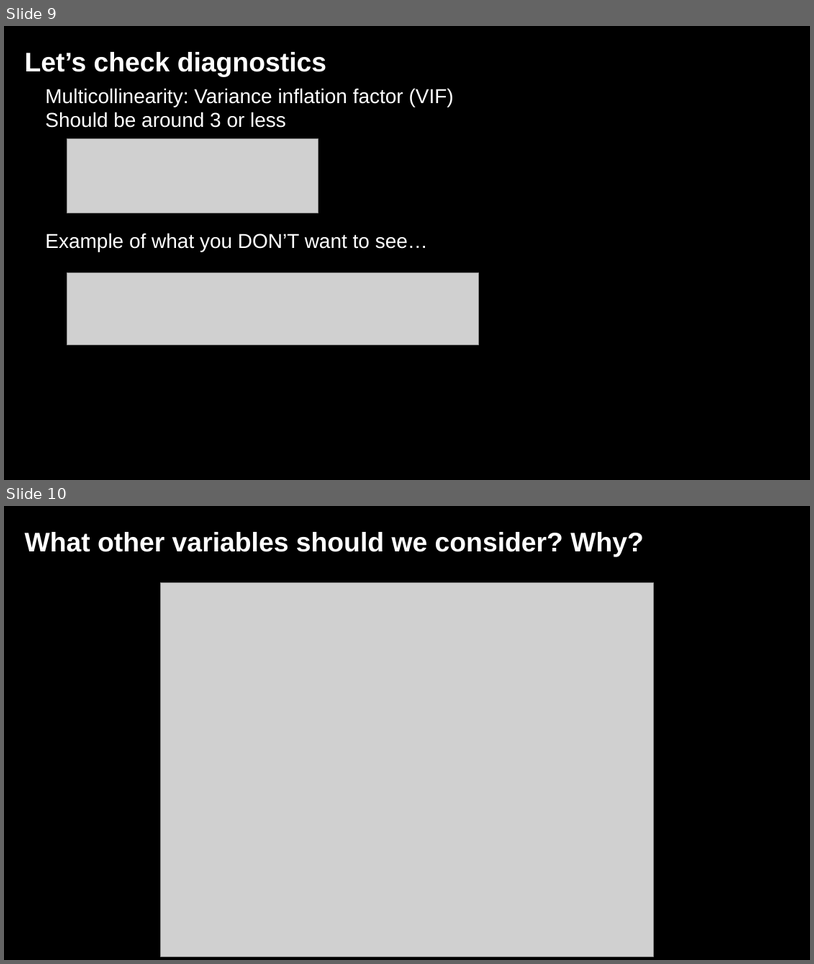
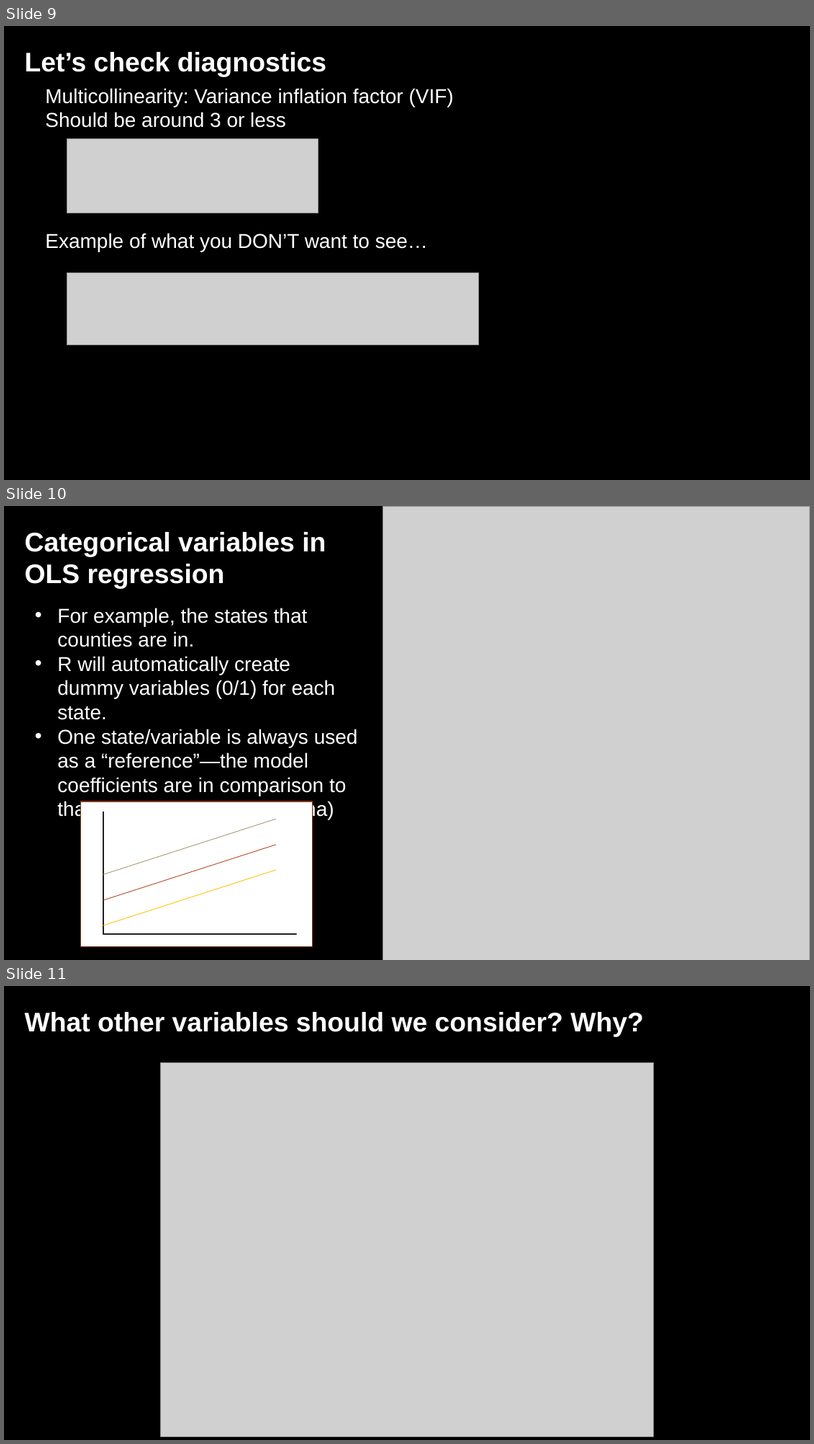
Before and after one commit to jshannon75/geog4300, a slide deck: in_class_slides/geog4300_W12-1 Test review; Multivariate regression.pptx. Shown one above the other, each under a label of ours: slides 9 and 10 before the commit, slides 9, 10 and 11 after it. The pictures are 814x964 and 814x1444 pixels, drawn with LibreOffice and Linux fonts; fonts in the diff are those of the drawing; grey boxes stand for pictures; background and template pictures are left out. Boxes give left, top, right and bottom in pixels: in the first picture for what was removed or moved away, otherwise in the second. Text is boxed around its words. In the diff, an @@ line names an element or a change of style, - is before the commit and + after.

```diff
--- a/in_class_slides/geog4300_W12-1 Test review; Multivariate regression.pptx
+++ b/in_class_slides/geog4300_W12-1 Test review; Multivariate regression.pptx
@@ slide 10 added at (4,506,810,960), background picture (left out) @@
@@ picture added at (383,506,810,960) @@
@@ text added at (25,532,326,589), 32 pt, text #FFFFFF, bold @@
+Categorical variables in
+OLS regression
@@ text added at (57,608,358,802), 24 pt, text #FFFFFF @@
+• For example, the states that counties are in.
+• R will automatically create dummy variables (0/1) for each state.
+• One state/variable is always used as a “reference”—the model coefficients are in comparison to that state. (Notice no Alabama)
@@ group added at (81,801,313,947): 5 lines, 1 rectangle @@
@@ what was slide 10 is now slide 11 @@
```
Also in this commit, not shown: 4 other files.
